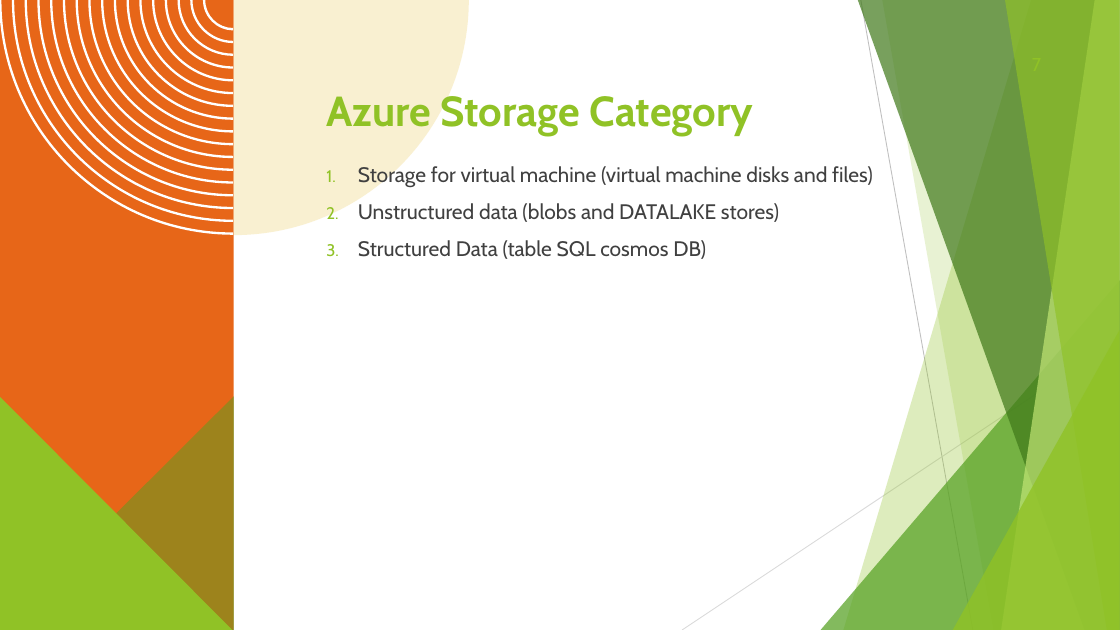
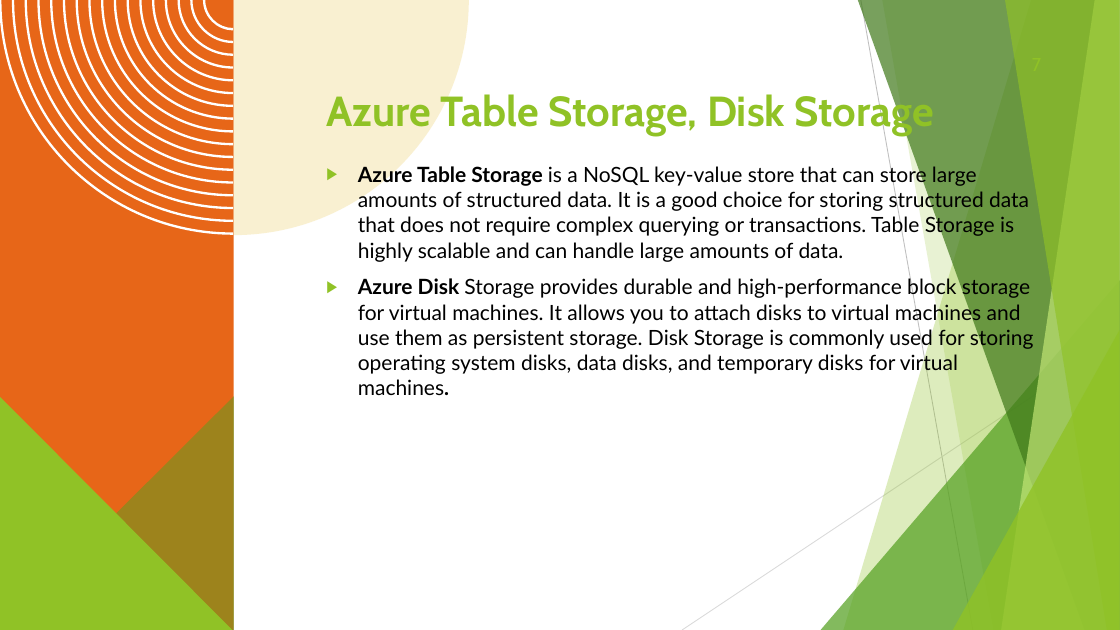
Before and after one commit to radhey24h/cloud-in-depth, a slide deck: slide 7 of azure-in-depth/Day-3-Azure-Storage/01-Azure-Storage.pptx. Drawn at 1120x630 pixels with LibreOffice and Linux fonts; fonts in the diff are those of the drawing. Boxes give left, top, right and bottom in pixels: in the first picture for what was removed or moved away, otherwise in the second. Text is boxed around its words. In the diff, an @@ line names an element or a change of style, - is before the commit and + after.

Commit message:
azure storage ppt completed

```diff
--- a/azure-in-depth/Day-3-Azure-Storage/01-Azure-Storage.pptx
+++ b/azure-in-depth/Day-3-Azure-Storage/01-Azure-Storage.pptx
@@ title at box(326, 91, 934, 136): text changed @@
-Azure Storage Category
+Azure Table Storage, Disk Storage
@@ text at box(358, 164, 1034, 395): text changed; font Cabin to Lato; text colour #404040 to #000000 @@
-1. Storage for virtual machine (virtual machine disks and files)
-2. Unstructured data (blobs and DATALAKE stores)
-3. Structured Data (table SQL cosmos DB)
+▶ Azure Table Storage is a NoSQL key-value store that can store large amounts of structured data. It is a good choice for storing structured data that does not require complex querying or transactions. Table Storage is highly scalable and can handle large amounts of data.
+▶ Azure Disk Storage provides durable and high-performance block storage for virtual machines. It allows you to attach disks to virtual machines and use them as persistent storage. Disk Storage is commonly used for storing operating system disks, data disks, and temporary disks for virtual machines.
```
Also in this commit, not shown: 7 other slides changed, 1 slide added, 1 slide removed.
